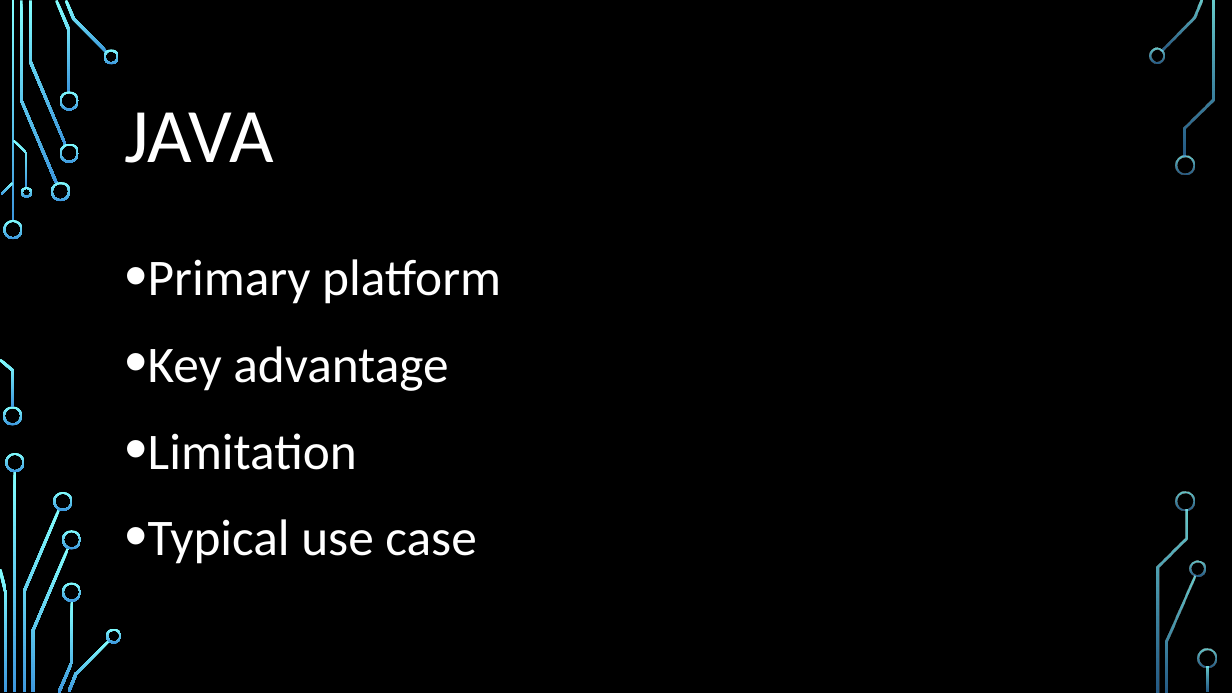
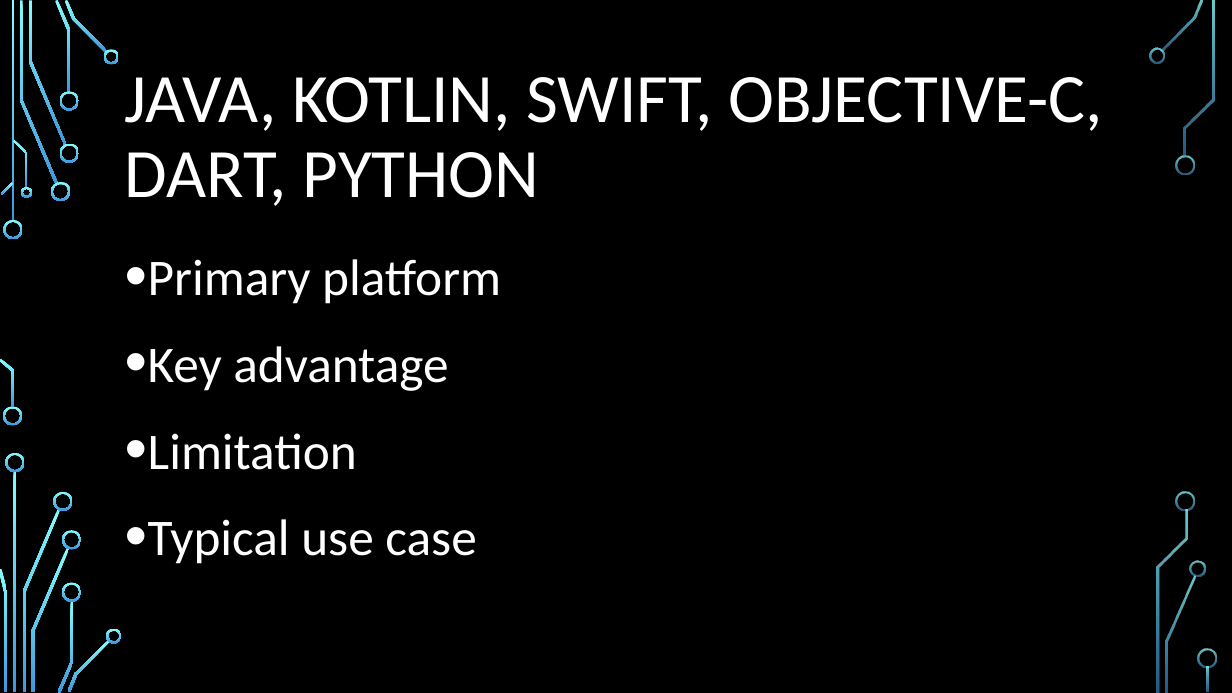
Before and after one commit to Kelben-ui/Group-15, a slide deck: slide 9 of Task 1/TASK 1 PowerPoint.pptx. Drawn at 1232x693 pixels with LibreOffice and Linux fonts; fonts in the diff are those of the drawing; background and template pictures are left out. Boxes give left, top, right and bottom in pixels: in the first picture for what was removed or moved away, otherwise in the second. Text is boxed around its words. In the diff, an @@ line names an element or a change of style, - is before the commit and + after.

```diff
--- a/Task 1/TASK 1 PowerPoint.pptx
+++ b/Task 1/TASK 1 PowerPoint.pptx
@@ title at (x1=125, y1=77, x2=1102, y2=206): text changed; size 60 to 54 pt @@
-JAVA
+JAVA, KOTLIN, SWIFT, OBJECTIVE-C, DART, PYTHON
```
Also in this commit, not shown: 7 other slides changed, 2 slides added, 7 slides removed, 1 other file.
